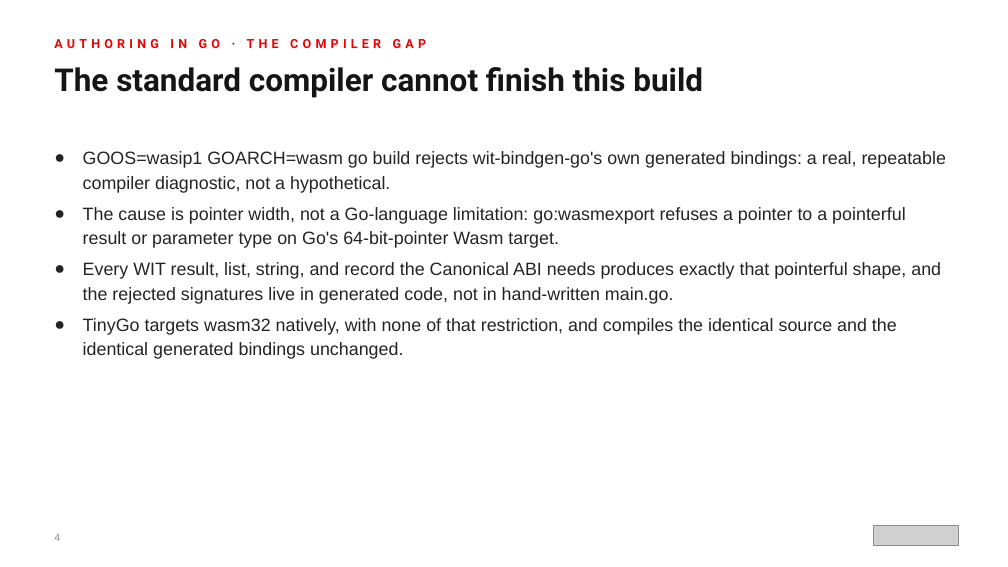
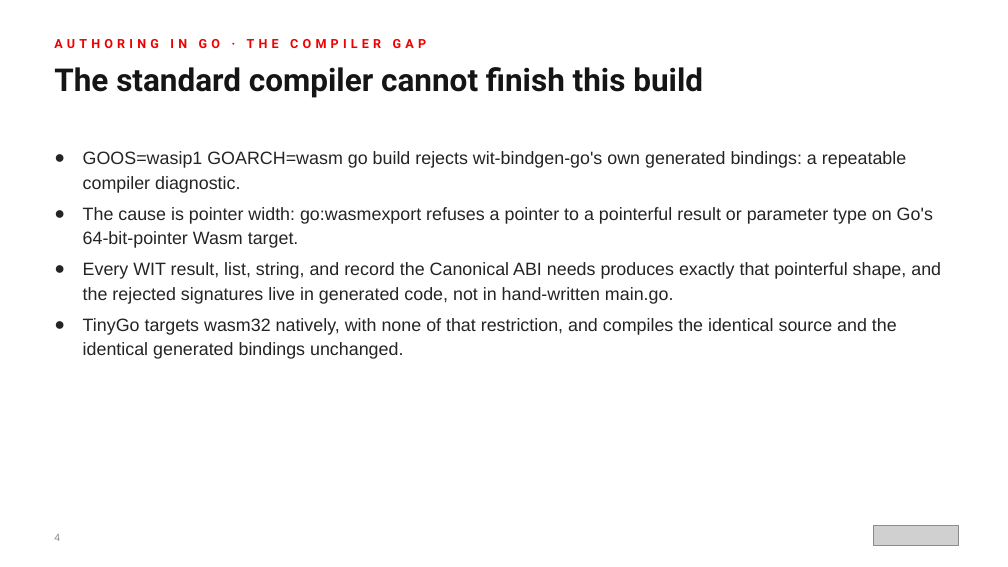
Before and after one commit to patterncatalyst/cn-patterns-and-practices-webassembly, a slide deck: slide 4 of presentation/wasm-201-go/wasm-201-go-r1.1.pptx. Drawn at 1008x567 pixels with LibreOffice and Linux fonts; fonts in the diff are those of the drawing; grey boxes stand for pictures. Boxes give left, top, right and bottom in pixels: in the first picture for what was removed or moved away, otherwise in the second. Text is boxed around its words. In the diff, an @@ line names an element or a change of style, - is before the commit and + after.

```diff
--- a/presentation/wasm-201-go/wasm-201-go-r1.1.pptx
+++ b/presentation/wasm-201-go/wasm-201-go-r1.1.pptx
@@ text at <box>83,151,933,248</box>: text changed @@
-● GOOS=wasip1 GOARCH=wasm go build rejects wit-bindgen-go's own generated bindings: a real, repeatable compiler diagnostic, not a hypothetical.
-● The cause is pointer width, not a Go-language limitation: go:wasmexport refuses a pointer to a pointerful result or parameter type on Go's 64-bit-pointer Wasm target.
+● GOOS=wasip1 GOARCH=wasm go build rejects wit-bindgen-go's own generated bindings: a repeatable compiler diagnostic.
+● The cause is pointer width: go:wasmexport refuses a pointer to a pointerful result or parameter type on Go's 64-bit-pointer Wasm target.
```
Also in this commit, not shown: 1 other slide changed, 36 other files.
